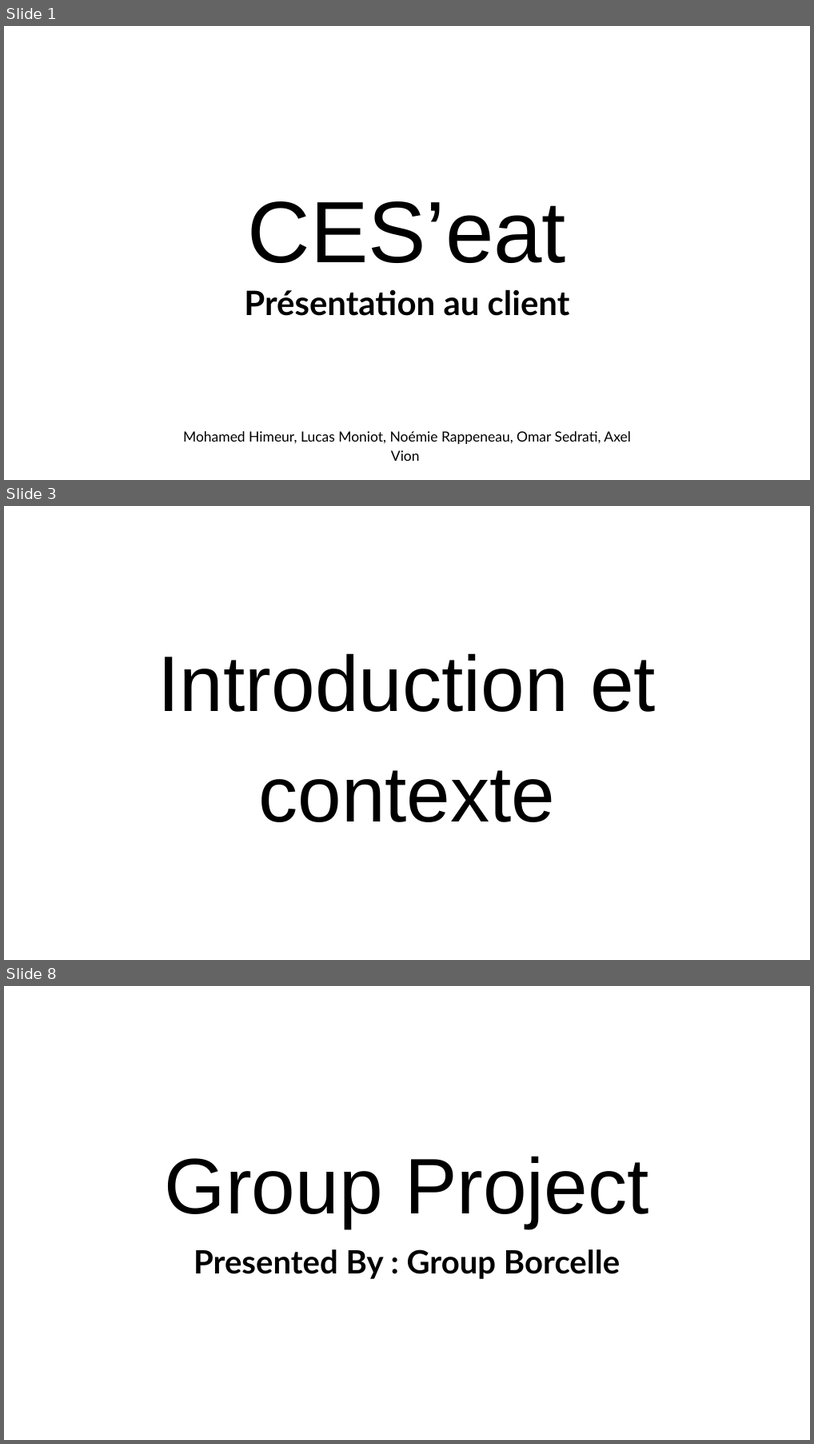
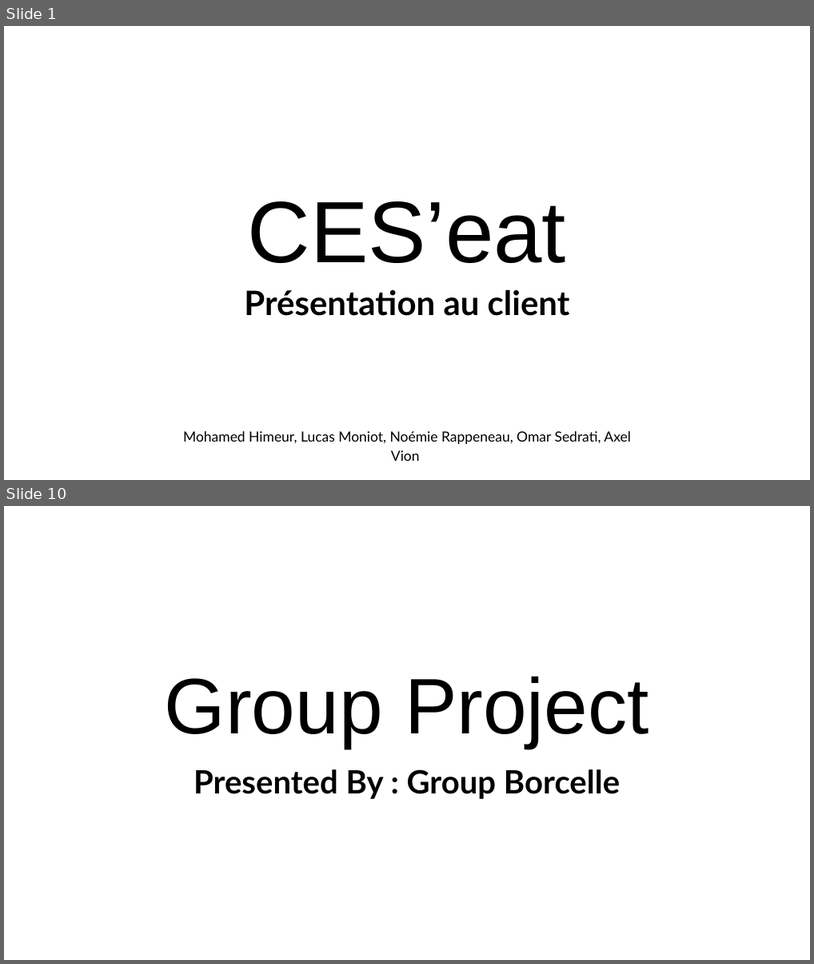
Before and after one commit to omar-sdt/CES-eat, a slide deck: docs/Présentation CES'eat.pptx. Shown one above the other, each under a label of ours: slides 1, 3 and 8 before the commit, slides 1 and 10 after it; the slides between them are not shown. The pictures are 814x1444 and 814x964 pixels, drawn with LibreOffice and Linux fonts; fonts in the diff are those of the drawing; background and template pictures are left out. Boxes give left, top, right and bottom in pixels: in the first picture for what was removed or moved away, otherwise in the second. Text is boxed around its words. In the diff, an @@ line names an element or a change of style, - is before the commit and + after.

```diff
--- a/docs/Présentation CES'eat.pptx
+++ b/docs/Présentation CES'eat.pptx
@@ slide 3 removed at (4, 506, 810, 960), background picture (left out) @@
@@ text removed at (158, 653, 656, 822) @@
-Introduction et contexte
@@ what was slide 8 is now slide 10 @@
```
Also in this commit, not shown: 4 slides changed, 3 slides added.
